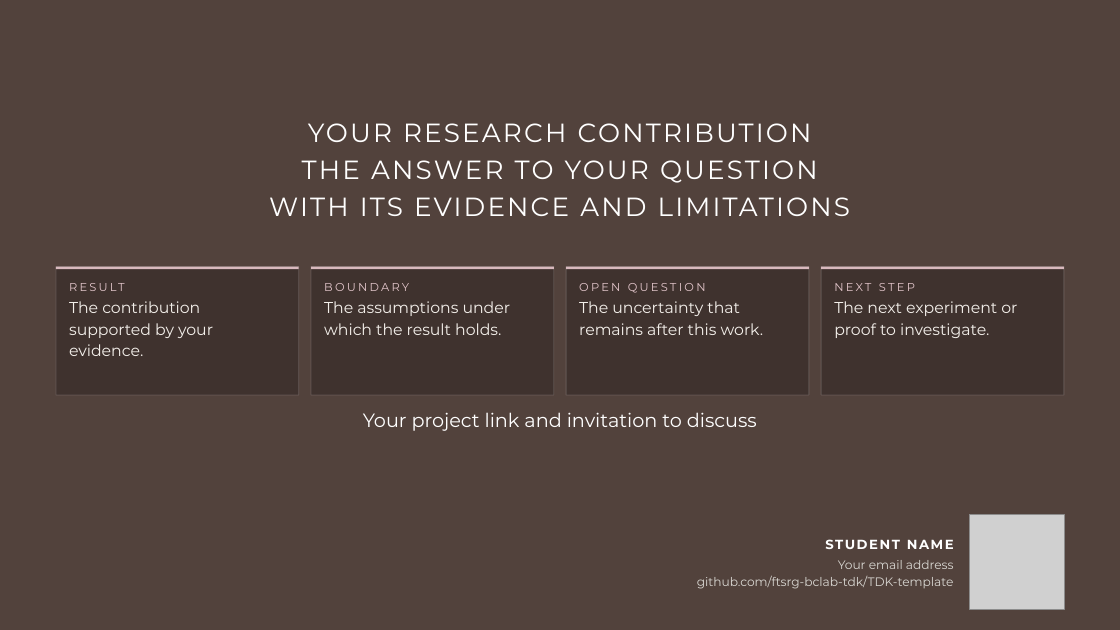
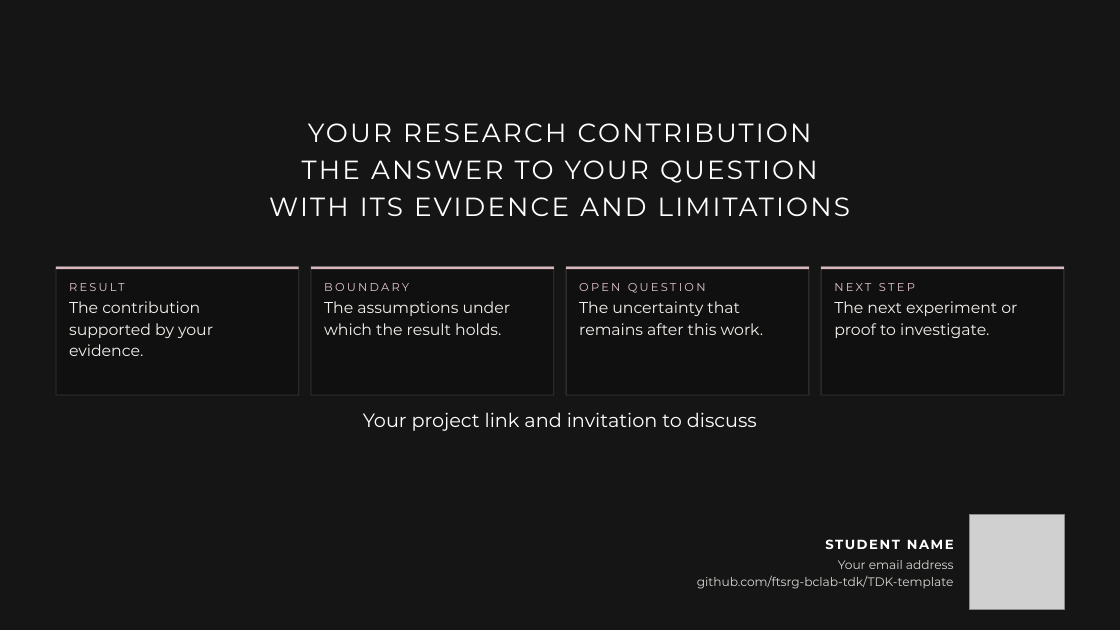
Before and after one commit to ftsrg-bclab-tdk/TDK-template, a slide deck: slide 11 of presentation/powerpoint/templates/ftsrg-current.potx. Drawn at 1120x630 pixels with LibreOffice and Linux fonts; fonts in the diff are those of the drawing; grey boxes stand for pictures; background and template pictures are left out. Boxes give left, top, right and bottom in pixels: in the first picture for what was removed or moved away, otherwise in the second. Text is boxed around its words. In the diff, an @@ line names an element or a change of style, - is before the commit and + after.

```diff
--- a/presentation/powerpoint/templates/ftsrg-current.potx
+++ b/presentation/powerpoint/templates/ftsrg-current.potx
@@ rectangle at box(0, 0, 1120, 630): fill #806459 at 55% opacity to #101010 at 42% opacity @@
@@ fill #352A27 at 65% opacity to #0C0C0E at 55% opacity in 4 elements at box(56, 266, 299, 395), box(311, 266, 554, 395), box(566, 266, 809, 395), box(822, 266, 1065, 395) @@
```
Also in this commit, not shown: 4 other slides changed, 5 other files.
